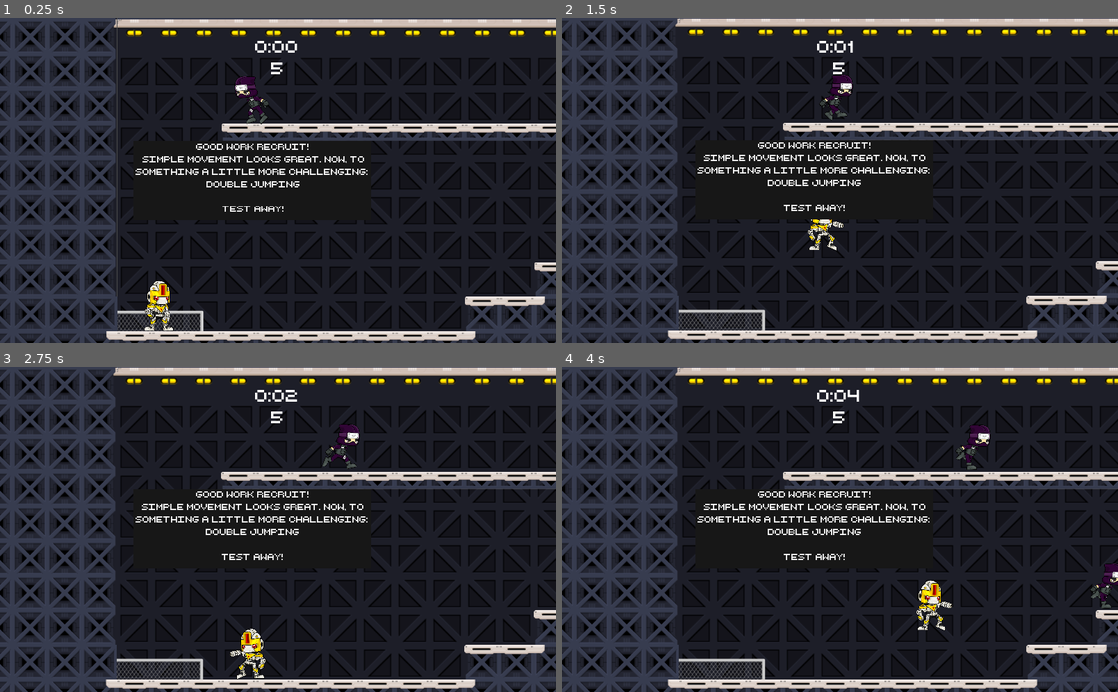
Above: before the commit, frames 1-4 (two rows, left to right).
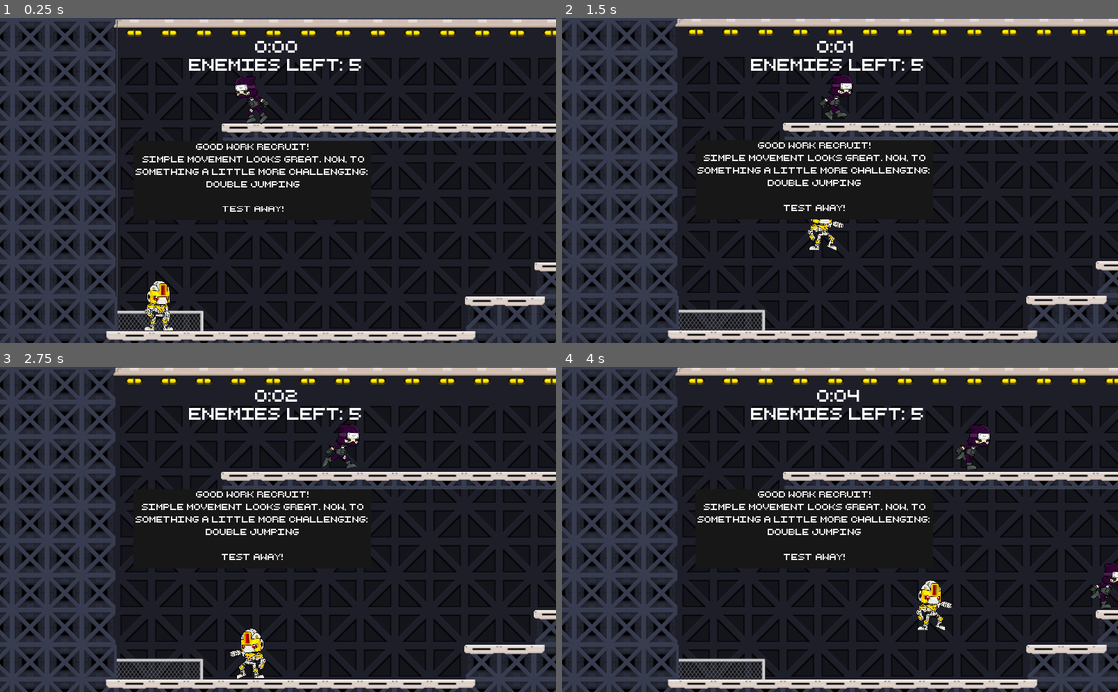
Above: after the commit, the same moments.

Repository: bsu-cs315/FP-LABS
Game: Godot game, scene res://src/Level-3.tscn
Two runs of this game, one before a commit and one after it. Both use one fixed random seed, a clock stepped at 60 frames per second and the inputs below. This scene is started directly instead of the project's main scene.
Inputs:
- Up to frame 1 (0.25 s): no input
- Up to frame 2 (1.5 s): hold Right (move_right) from 0.53 s (still down); tap Space (melee) at 0.6, 1.35 s; tap Up (jump) at 0.77 s
- Up to frame 3 (2.75 s): tap Up (jump) at 1.52 s; release Right (move_right) at 2.03 s; hold Left (move_left) from 2.03 s (still down); tap Space (melee) at 2.1 s
- Up to frame 4 (4 s): release Left (move_left) at 2.78 s; hold Right (move_right) from 2.78 s (still down); tap Space (melee) at 2.85, 3.6 s; tap Up (jump) at 3.02, 3.77 s

The runs differ from the first frame. In frame 1, 0.6% of the frame differs, in the area x 34-65%, y 12-18%; in frame 2, 0.6%; in frame 3, 0.6%; in frame 4, 0.6%.

Commit message:
Finish label to show enemies left

Diff:
--- a/project/src/Level-3.gd
+++ b/project/src/Level-3.gd
@@ -44,7 +44,7 @@
 	else:
 		time_label.text = str(minutes) + ":" + str(seconds)
 
-	enemy_count_label.text = str(enemy_count)
+	enemy_count_label.text = "Enemies left: " + str(enemy_count)
 
 	if enemy_count <= 0:
 		win_player()
--- a/project/src/Level-3.tscn
+++ b/project/src/Level-3.tscn
@@ -1012,12 +1012,12 @@
 autostart = true
 
 [node name="EnemyCountLabel" type="Label" parent="InfoHUDLayer"]
-margin_left = 497.851
-margin_top = 71.8441
-margin_right = 537.851
-margin_bottom = 111.844
+margin_left = 346.822
+margin_top = 64.7089
+margin_right = 680.822
+margin_bottom = 104.709
 custom_fonts/font = SubResource( 32 )
-text = "N"
+text = "Enemies Left: N"
 __meta__ = {
 "_edit_use_anchors_": false
 }
